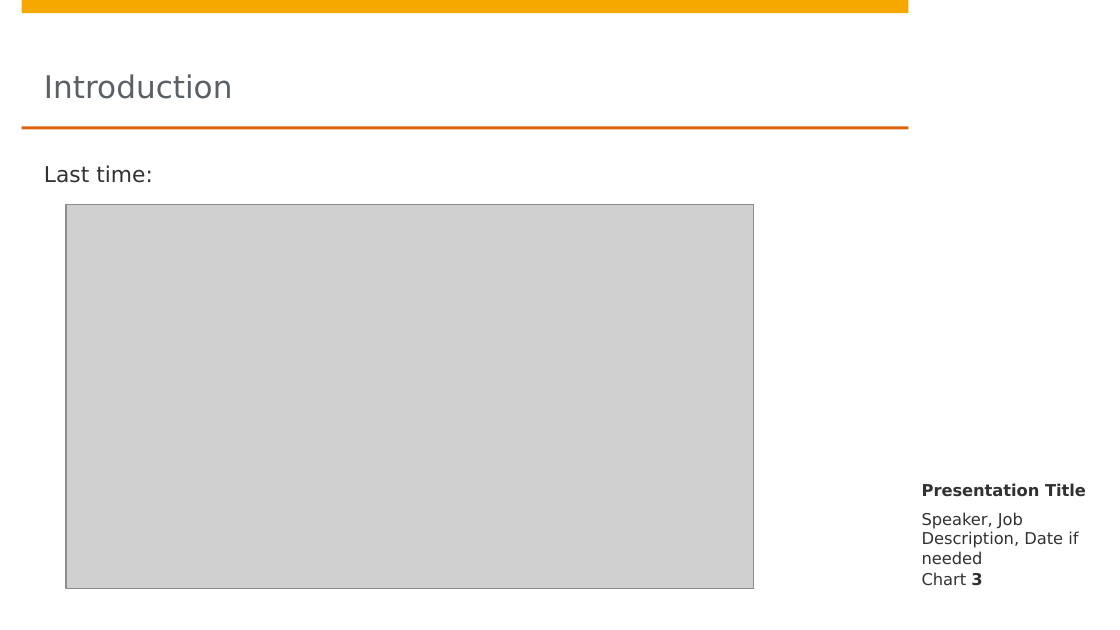
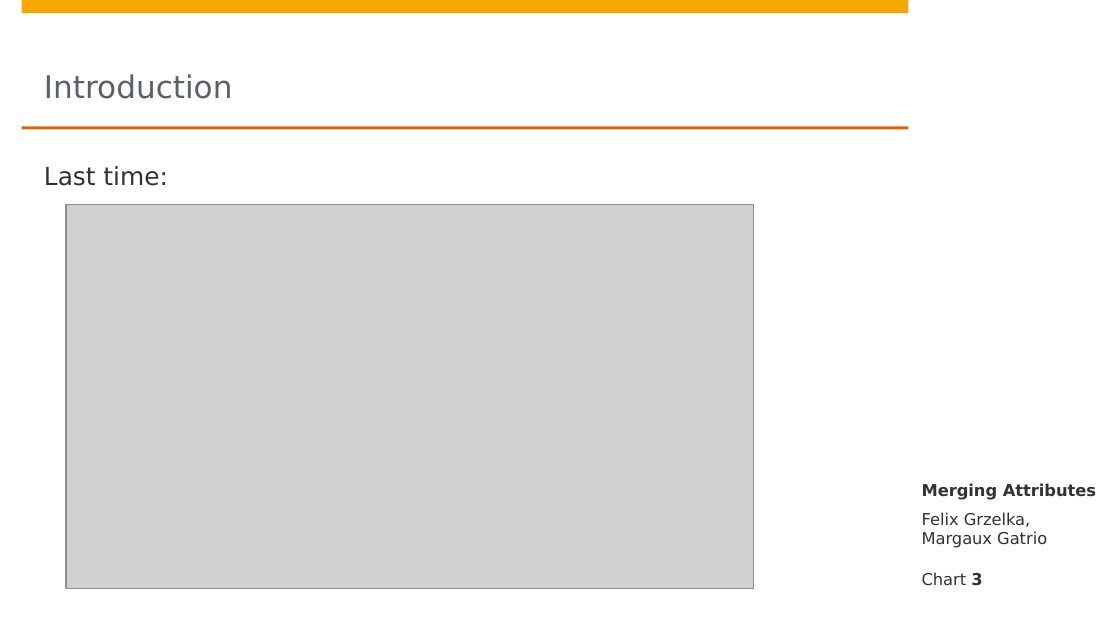
Before and after one commit to lanchiang/data-knoller, a slide deck: slide 3 of Grand_Präsi.pptx. Drawn at 1120x630 pixels with LibreOffice and Linux fonts; fonts in the diff are those of the drawing; grey boxes stand for pictures; background and template pictures are left out. Boxes give left, top, right and bottom in pixels: in the first picture for what was removed or moved away, otherwise in the second. Text is boxed around its words. In the diff, an @@ line names an element or a change of style, - is before the commit and + after.

```diff
--- a/Grand_Präsi.pptx
+++ b/Grand_Präsi.pptx
@@ text "Last time:" at <box>44,166,167,186</box>: size 14 to 16 pt @@
@@ text at <box>922,483,1096,500</box>: text changed @@
-Presentation Title
+Merging Attributes
@@ text at <box>922,512,1047,548</box>: text changed @@
-Speaker, Job Description, Date if needed
+Felix Grzelka, Margaux Gatrio
```
Also in this commit, not shown: 4 other slides changed, 6 slides added, 4 slides removed.
